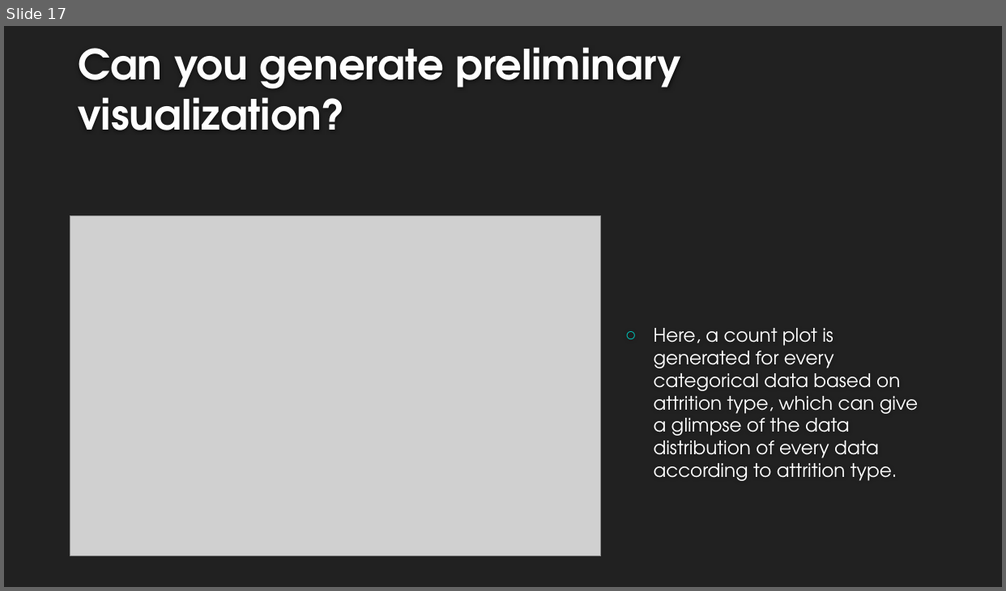
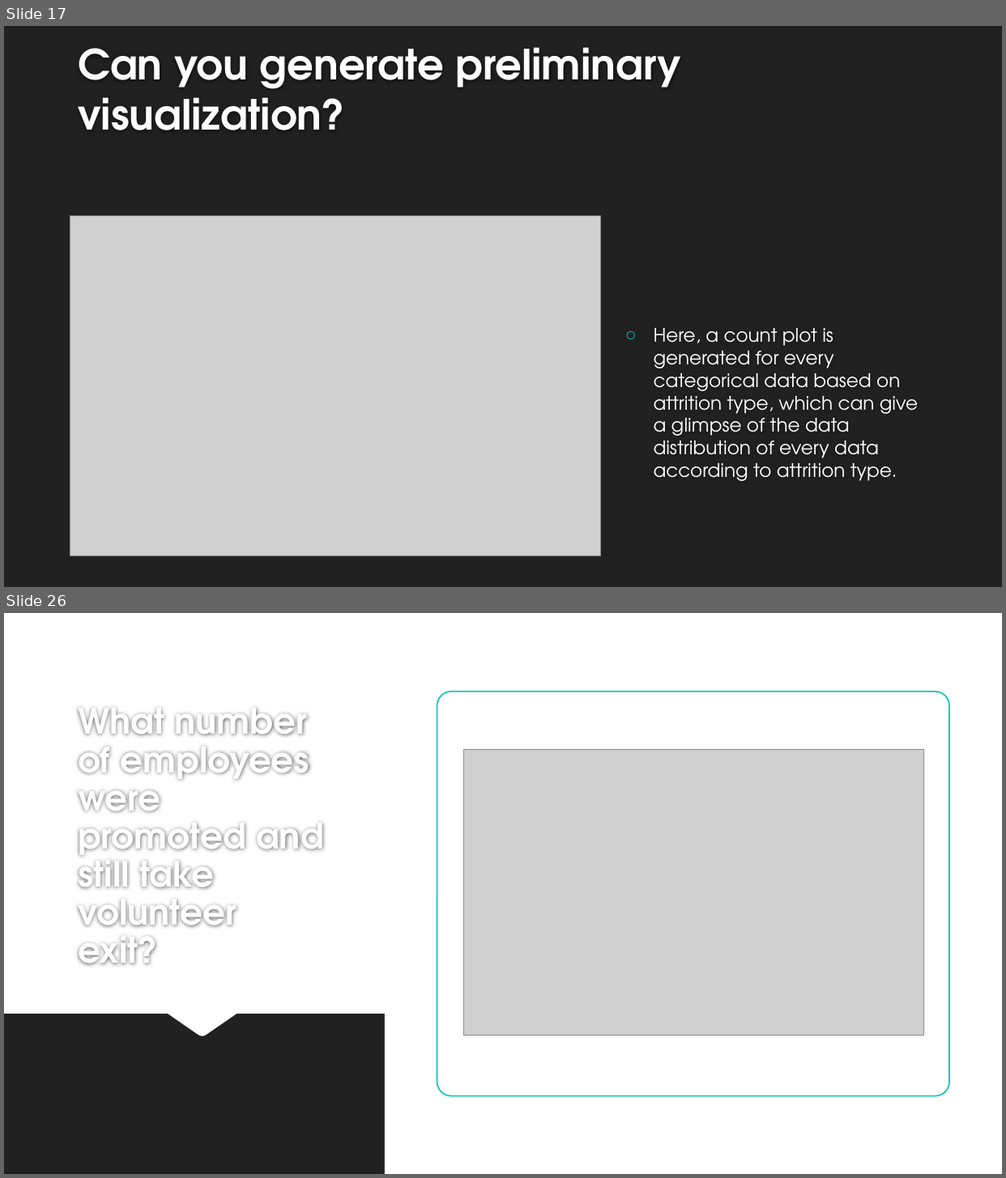
Before and after one commit to zeelmendpara05/IBM-HR-Atrrition, a slide deck: Team-5-project.pptx. Shown one above the other, each under a label of ours: slide 17 before the commit, slides 17 and 26 after it; the slides between them are not shown. The pictures are 1006x591 and 1006x1178 pixels, drawn with LibreOffice and Linux fonts; fonts in the diff are those of the drawing; grey boxes stand for pictures; background and template pictures are left out. Boxes give left, top, right and bottom in pixels: in the first picture for what was removed or moved away, otherwise in the second. Text is boxed around its words. In the diff, an @@ line names an element or a change of style, - is before the commit and + after.

```diff
--- a/Team-5-project.pptx
+++ b/Team-5-project.pptx
@@ slide 26 added at (4, 613, 1002, 1174), background #FFFFFF @@
@@ rectangle added at (385, 613, 1002, 1174), fill #FFFFFF @@
@@ title added at (78, 709, 324, 966), 34 pt, text #FEFEFE, bold @@
+What number of employees were promoted and still take volunteer exit?
@@ rounded rectangle added at (437, 692, 949, 1097), fill #FFFFFF, outline #00C6BB 1.25 pt @@
@@ picture added at (463, 749, 925, 1035) @@
@@ freeform shape added at (4, 1014, 1002, 1174), fill #212121 @@
```
Also in this commit, not shown: 16 other slides added, 1 other file.
